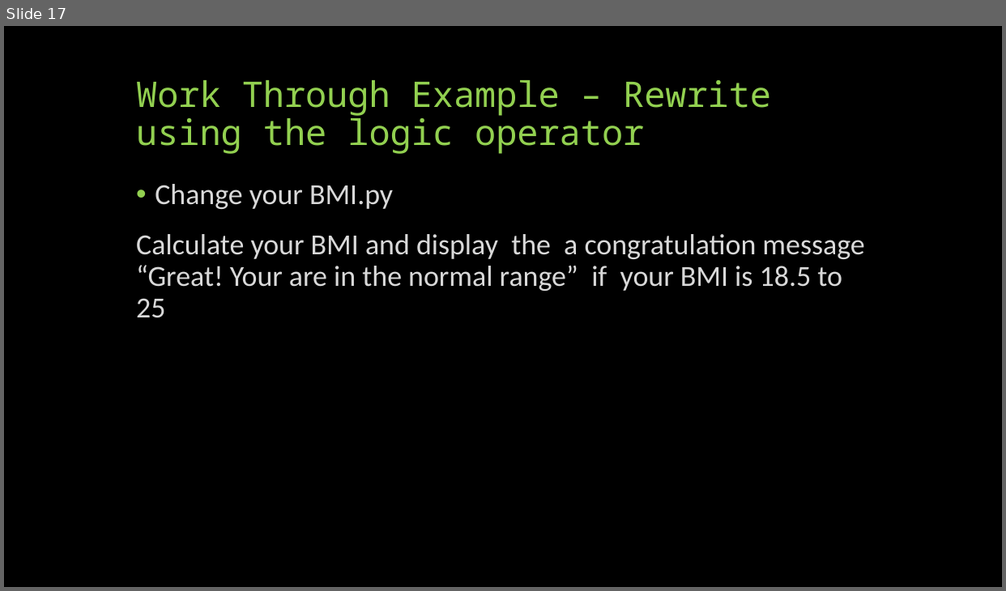
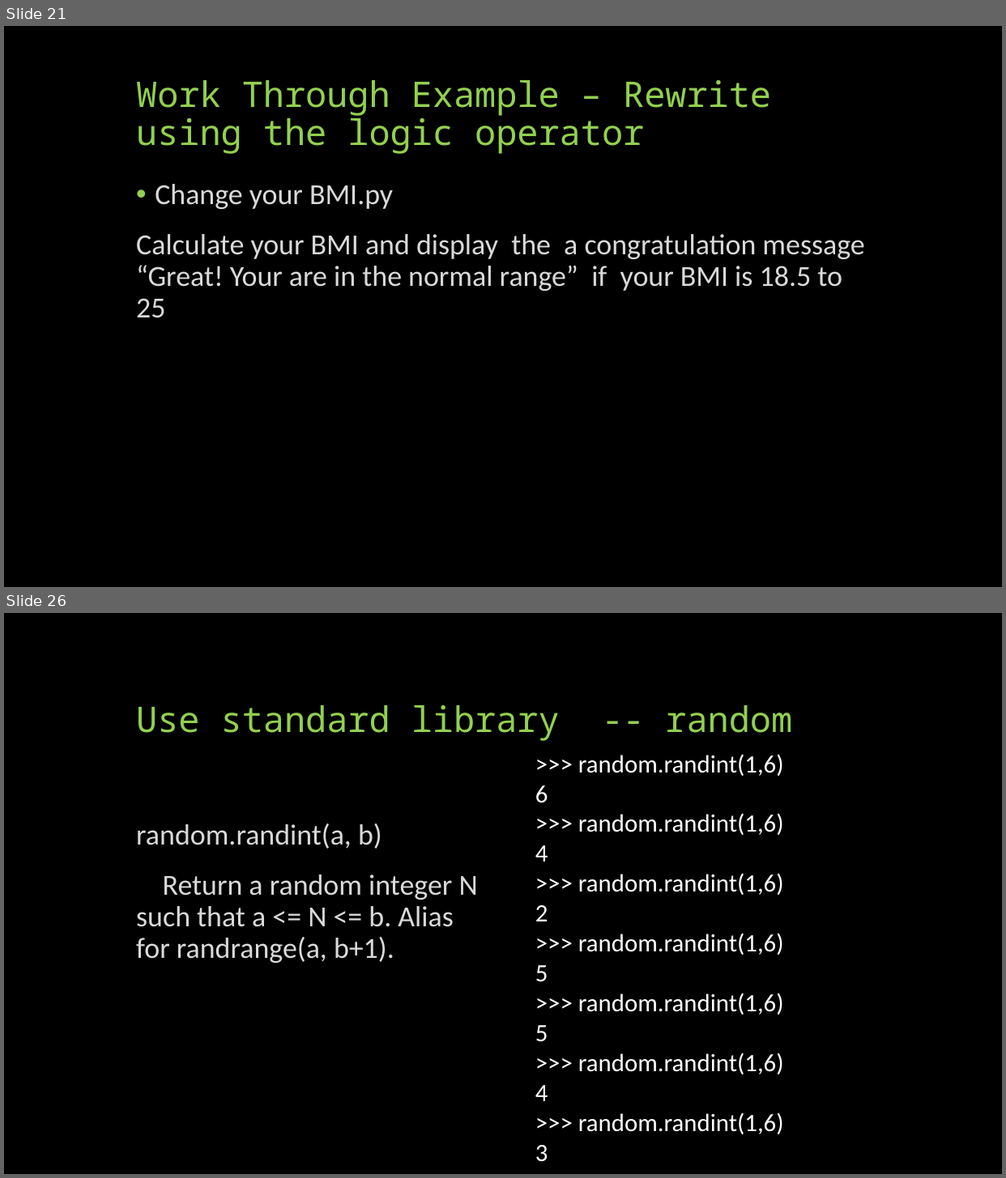
Before and after one commit to yilianz/CSCI125, a slide deck: LectureNotes/PythonControlStructure.pptx. Shown one above the other, each under a label of ours: slide 17 before the commit, slides 21 and 26 after it; the slides between them are not shown. The pictures are 1006x591 and 1006x1178 pixels, drawn with LibreOffice and Linux fonts; fonts in the diff are those of the drawing. Boxes give left, top, right and bottom in pixels: in the first picture for what was removed or moved away, otherwise in the second. Text is boxed around its words. In the diff, an @@ line names an element or a change of style, - is before the commit and + after.

```diff
--- a/LectureNotes/PythonControlStructure.pptx
+++ b/LectureNotes/PythonControlStructure.pptx
@@ slide 26 added at box(4, 613, 1002, 1174), background #000000 @@
@@ title added at box(136, 705, 792, 741), 34 pt, text #92D050 @@
+Use standard library -- random
@@ text added at box(535, 754, 784, 1162), 24 pt, text #FFFFFF @@
+>>> random.randint(1,6)
+6
+>>> random.randint(1,6)
+4
+>>> random.randint(1,6)
+2
+>>> random.randint(1,6)
+5
+>>> random.randint(1,6)
+5
+>>> random.randint(1,6)
+4
+>>> random.randint(1,6)
+3
+>>>
@@ text added at box(136, 824, 478, 963), 28 pt, text #D9D9D9 @@
+random.randint(a, b)
+Return a random integer N such that a <= N <= b. Alias for randrange(a, b+1).
@@ what was slide 17 is now slide 21 @@
```
Also in this commit, not shown: 5 slides changed, 9 other slides added, 2 other files.
